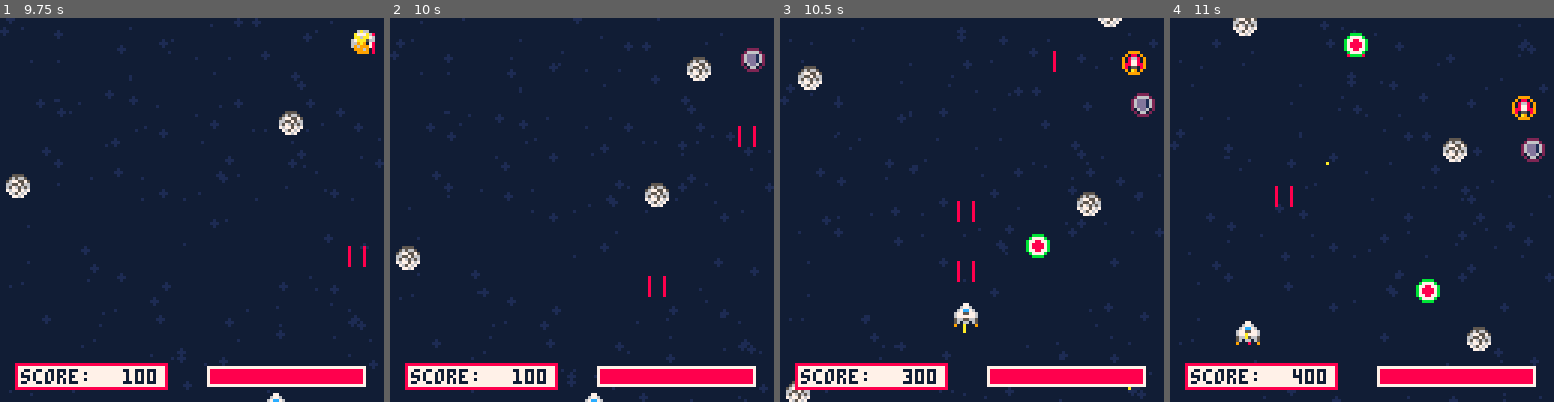
Above: before the commit, frames 1-4 (left to right).
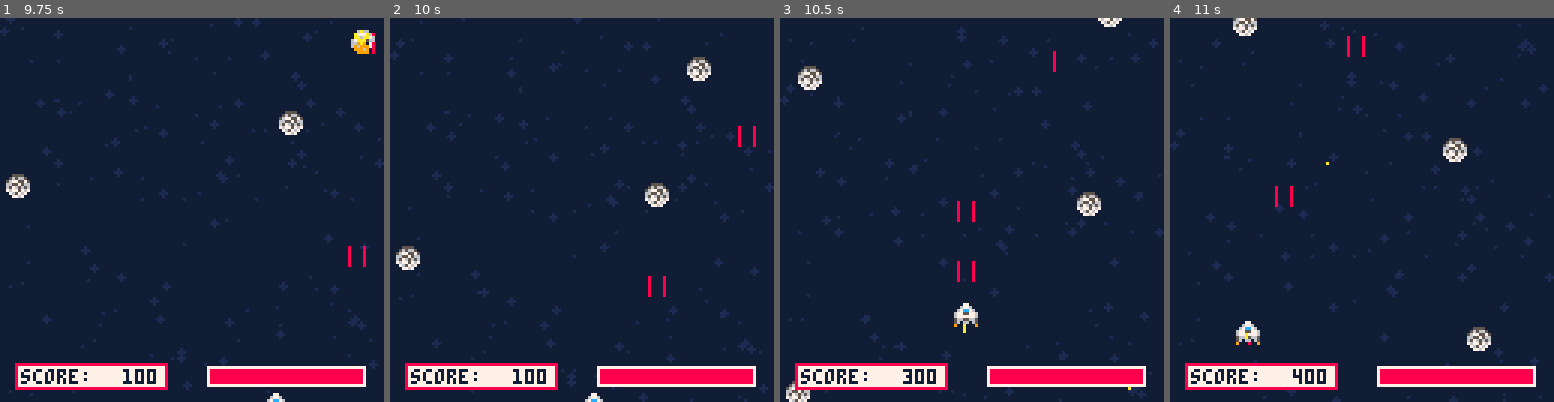
Above: after the commit, the same moments.

Repository: Sam-Horner-42/pico-8
Game: PICO-8 cartridge carts/firstgame/firstgame.p8
Same seed, same stepped clock (60 frames per second), same inputs: the game is played once before the commit and once after it.
Inputs:
- Up to frame 1 (9.75 s): tap O (Z key) at 0.33, 0.7, 1.43, 2.22, 3.1, 3.98, 4.87, 5.75, 6.63, 7.52, 8.4, 9.28 s; tap X (X key) at 1.07, 2.07, 2.4, 2.73, 3.07, 3.4, 3.73, 4.07, 4.4, 4.73, 5.07, 5.4, 5.73, 6.07, 6.4, 6.73, 7.07, 7.4, 7.73, 8.07, 8.4, 8.73, 9.07, 9.4, 9.73 s; hold Left 1.97-2.37 s; hold Down 2.42-2.82 s; hold Right 2.87-3.53 s; hold Up 3.58-4.08 s; hold Right 4.13-4.53 s; hold Down 4.58-5.08 s; hold Left 5.13-5.8 s; hold Up 5.85-6.18 s; hold Left 6.23-6.63 s; hold Down 6.68-7.08 s; hold Right 7.13-7.8 s; hold Up 7.85-8.35 s; hold Right 8.4-8.8 s; hold Down 8.85-9.35 s; hold Left from 9.4 s (still down)
- Up to frame 2 (10 s): keep holding Left
- Up to frame 3 (10.5 s): release Left at 10.07 s; tap X (X key) at 10.07, 10.4 s; hold Up 10.12-10.45 s; tap O (Z key) at 10.17 s
- Up to frame 4 (11 s): hold Left 10.5-10.9 s; tap X (X key) at 10.73 s; hold Down from 10.95 s (still down)

Frame 1 is identical in both runs. In frame 2, 0.3% of the frame differs, in the area x 91-98%, y 7-15%; in frame 3, 0.9%; in frame 4, 1.2%, in the area x 45-98%, y 3-75%.

Commit message:
Changed pickups to spawn randomly

Diff:
--- /dev/null
+++ b/backup/20250702_135454_firstgame.p8
@@ -0,0 +1,49 @@
+pico-8 cartridge // http://www.pico-8.com
+version 42
+__lua__
+#include main.lua
+#include gameplay.lua
+#include stars.lua
+#include pickups.lua
+#include enemies.lua
+#include thrusters.lua
+#include player.lua
+#include projectiles.lua
+#include lazer_beams.lua
+…(37 lines of a section not shown)…
--- a/carts/firstgame/enemies.lua
+++ b/carts/firstgame/enemies.lua
@@ -43,10 +43,6 @@
                 local current_y = self.y --reference to y location to prevent deletion
 				del(gameplay.enemies, self)
                 -- TODO make pickups random
-                drop_pickup(current_x, current_y) -- drop a pickup
-
-
-
 			end
 		end
     end,
@@ -62,13 +58,8 @@
 		end
     end,
 }
-function drop_pickup(x_location, y_location)
-        add(gameplay.pickups, pickup:new({
-                    x = x_location,
-                    y = y_location,
-                    sprite_id = flr(rnd(4)) + 9,
-                    }))
-    end
+
+
 
 -- TODO make a seperate file for enemies and obstacles to add enemy AI logic
 smallspaceship = enemy:new({
--- a/carts/firstgame/gameplay.lua
+++ b/carts/firstgame/gameplay.lua
@@ -10,6 +10,8 @@
         gameplay.game_start_timer = 0
         enemy_spawn_timer = 0
         enemy_spawn_interval = 7
+        pickup_spawn_timer = 0
+        pickup_spawn_interval = 120
         warningcolour = 8
         is_warning_sound_playing = false
         has_music_started = false
@@ -58,6 +60,8 @@
 
         enemy_spawn_timer += 1 --increment spawn timer
 
+        pickup_spawn_timer += 1 -- increment pickup timer
+
         gameplay.game_start_timer += 1 -- increment game timer
 
         if hit_sound_cooldown > 0 then
@@ -97,6 +101,15 @@
                 sprite_id = 4
 			}))
 		end
+        if gameplay.game_start_timer >= 240 and rnd() < 0.001 and pickup_spawn_timer >= pickup_spawn_interval then -- it has been long enough between enemy spawns
+			pickup_spawn_timer = 0
+            add(gameplay.pickups, pickup:new({
+                x = rnd(120),
+				y = -8,
+                sprite_id = flr(rnd(4)) + 9,
+                }))
+        end
+
 		-- TODO add second wave
 
         --player movement
@@ -140,6 +153,7 @@
                 end
             end
         end
+        --TODO fix lazer logic
         for laser in all(gameplay.laser_beams) do
             for enemy in all(gameplay.enemies) do
                 if gameplay.check_collision(laser, enemy) and enemy.state == "alive" then
@@ -169,7 +183,7 @@
         for pickup in all(pickups) do
             if player.alive and pickup.state == "alive" and check_collision(player, pickup) then
                 sfx(14, 3)
-                gameplay.pikcup_function(pickup.sprite_id, player)
+                gameplay.pickup_function(pickup.sprite_id, player)
                 pickup.state = "hit"
             end
         end
@@ -200,7 +214,7 @@
             a.y + a.h > b.y
     end,
 
-    pikcup_function = function(spr, player)
+    pickup_function = function(spr, player)
         if spr == 9 then
             --logic for shield here
             if player.shield == false then
@@ -236,17 +250,19 @@
         for projectile in all(projectiles) do
             projectile:draw()
         end
-        for laser in all(gameplay.laser_beams) do
-            laser:draw()
-        end
-
+        if player.weapon_timer > 0 and player.weapon == "lazer" then
+            for laser in all(gameplay.laser_beams) do
+                laser:draw()
+            end
+        end
+        for pickup in all(gameplay.pickups) do
+            pickup:draw()
+        end
 
         for enemy in all(gameplay.enemies) do
             enemy:draw() --spawn enemies
         end
-        for pickup in all(gameplay.pickups) do
-            pickup:draw()
-        end
+
 
         gameplay.player:draw() --display the player
 
Not shown, changed: activity_log.txt
Not shown, changed: 37 lines of the sprite sheet (__gfx__) section of backup/20250702_135454_firstgame.p8
Not shown, changed: the music (__music__) section of backup/20250702_135454_firstgame.p8
Not shown, changed: the sound effects (__sfx__) section of backup/20250702_135454_firstgame.p8
Not shown, changed: the sound effects (__sfx__) section of backup/last_run.p8
Not shown, changed: the sound effects (__sfx__) section of carts/firstgame/firstgame.p8
Not shown, changed: config.txt
Not shown, changed: log.txt
